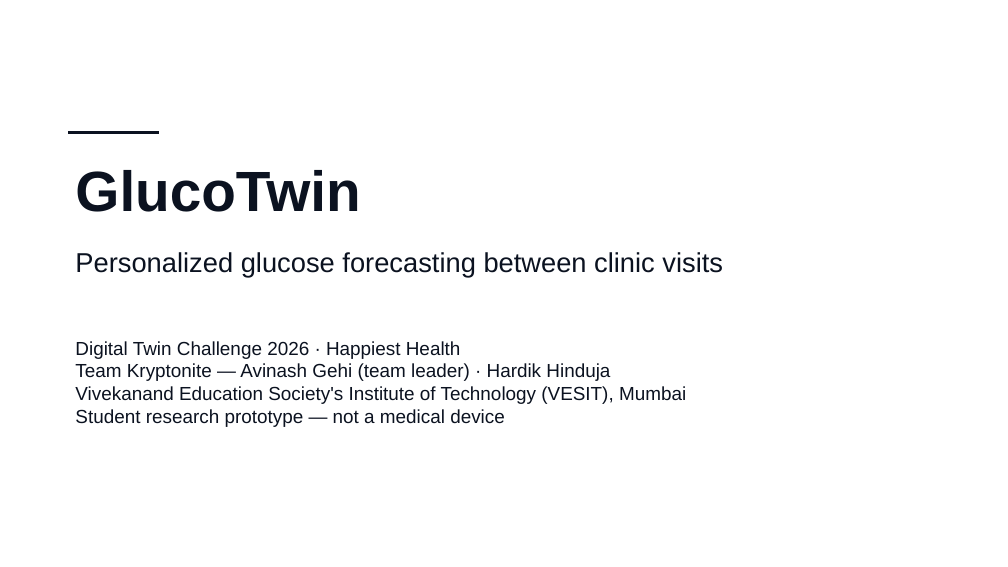
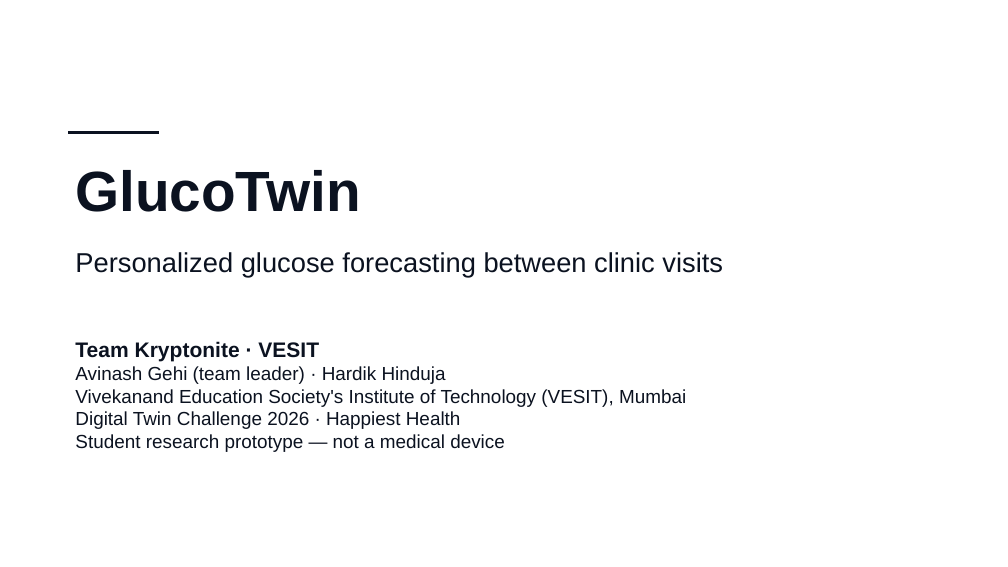
Before and after one commit to Avi36005/DigitalTwin-Challenge-Kryptonite, a slide deck: slide 1 of docs/submission/GlucoTwin_Presentation.pptx. Drawn at 1008x567 pixels with LibreOffice and Linux fonts; fonts in the diff are those of the drawing. Boxes give left, top, right and bottom in pixels: in the first picture for what was removed or moved away, otherwise in the second. Text is boxed around its words. In the diff, an @@ line names an element or a change of style, - is before the commit and + after.

```diff
--- a/docs/submission/GlucoTwin_Presentation.pptx
+++ b/docs/submission/GlucoTwin_Presentation.pptx
@@ text at <box>75,341,686,407</box>: paragraphs added @@
+Team Kryptonite · VESIT
+Avinash Gehi (team leader) · Hardik Hinduja
+Vivekanand Education Society's Institute of Technology (VESIT), Mumbai
@@ text at <box>75,363,686,404</box>: paragraphs removed @@
-Team Kryptonite — Avinash Gehi (team leader) · Hardik Hinduja
-Vivekanand Education Society's Institute of Technology (VESIT), Mumbai
```
Also in this commit, not shown: 2 other slides changed, 12 other files.
